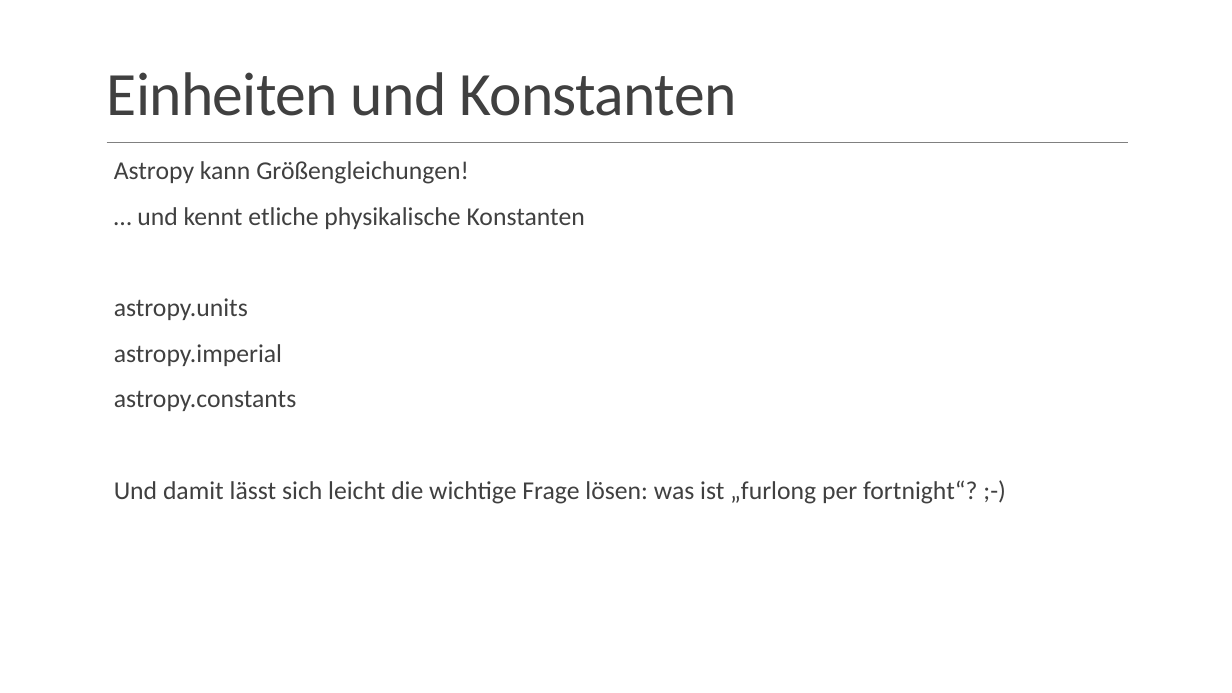
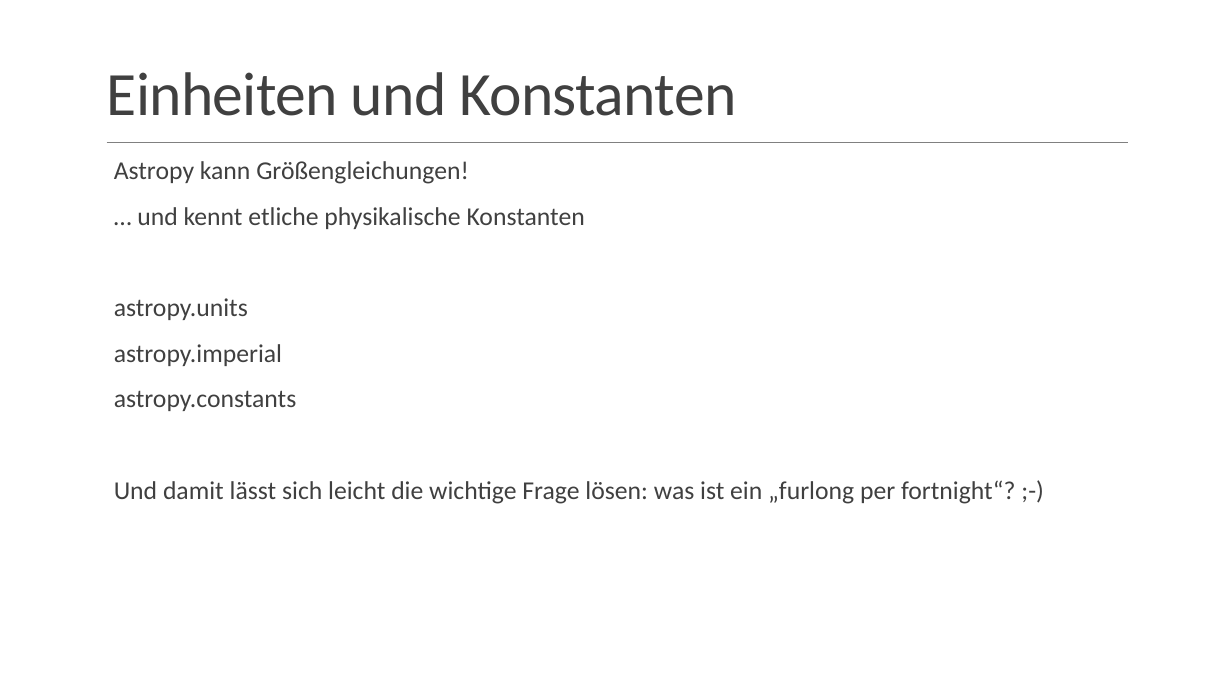
Before and after one commit to phtnnz/astropy-workbench, a slide deck: slide 5 of doc/Astropy-and-Friends.pptx. Drawn at 1232x693 pixels with LibreOffice and Linux fonts; fonts in the diff are those of the drawing; background and template pictures are left out. Boxes give left, top, right and bottom in pixels: in the first picture for what was removed or moved away, otherwise in the second. Text is boxed around its words. In the diff, an @@ line names an element or a change of style, - is before the commit and + after.

```diff
--- a/doc/Astropy-and-Friends.pptx
+++ b/doc/Astropy-and-Friends.pptx
@@ text at [114, 480, 1016, 504]: text changed @@
-  Und damit lässt sich leicht die wichtige Frage lösen: was ist „furlong per fortnight“? ;-)
+  Und damit lässt sich leicht die wichtige Frage lösen: was ist ein „furlong per fortnight“? ;-)
```
Also in this commit, not shown: 10 other slides changed, 1 other file.
